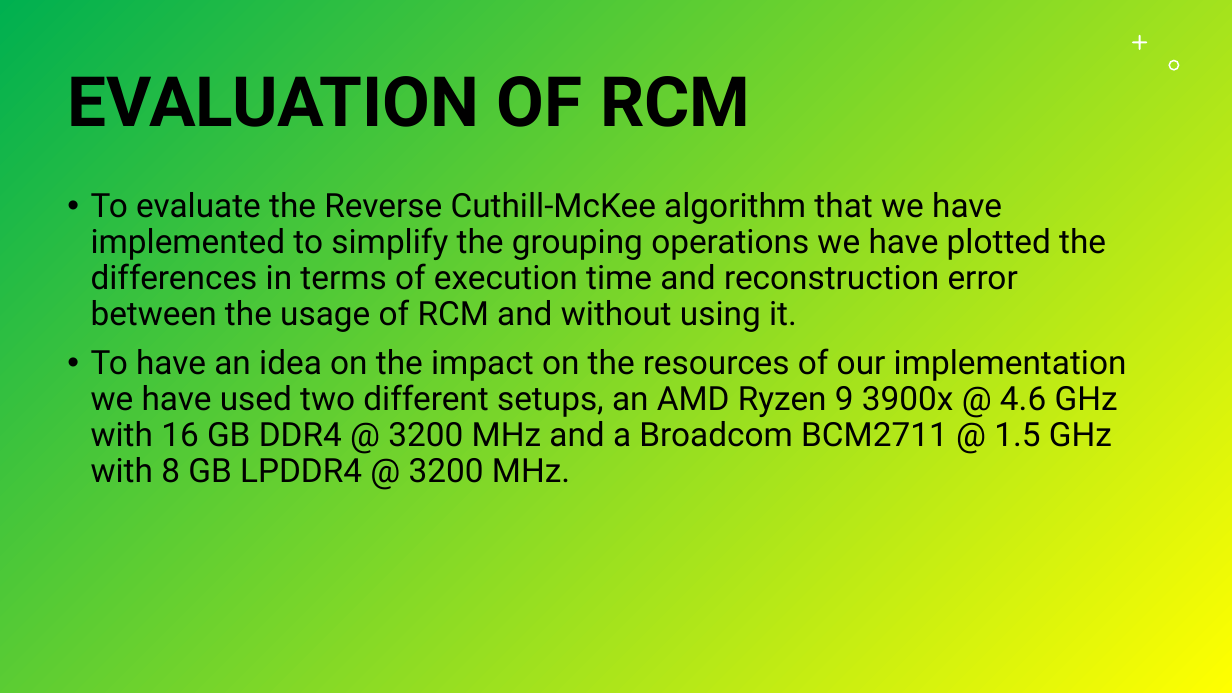
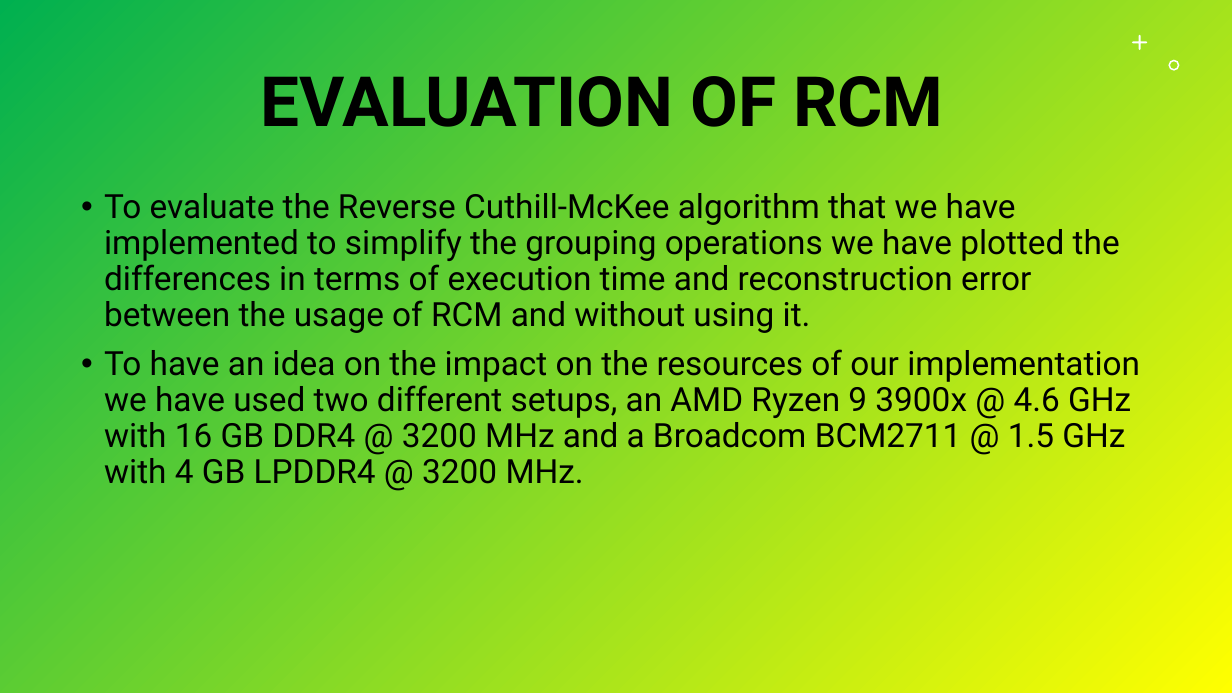
Before and after one commit to Durante94/Data-Protection-Privacy, a slide deck: slide 12 of Presentazione/presentazione.pptx (slide 14 before the commit). Drawn at 1232x693 pixels with LibreOffice and Linux fonts; fonts in the diff are those of the drawing. Boxes give left, top, right and bottom in pixels: in the first picture for what was removed or moved away, otherwise in the second. Text is boxed around its words. In the diff, an @@ line names an element or a change of style, - is before the commit and + after.

```diff
--- a/Presentazione/presentazione.pptx
+++ b/Presentazione/presentazione.pptx
@@ title "EVALUATION OF RCM" at <box>261,76,943,142</box>: alignment left to centre @@
@@ text "To evaluate the Reverse Cuthill-McKee ...": place and size @@
-text "To evaluate the Reverse Cuthill-McKee ..." at <box>91,192,1127,483</box>
+text "To evaluate the Reverse Cuthill-McKee ..." at <box>104,193,1140,484</box>
@@ text at <box>104,349,1140,484</box>: text changed @@
-• To have an idea on the impact on the resources of our implementation we have used two different setups, an AMD Ryzen 9 3900x @ 4.6 GHz with 16 GB DDR4 @ 3200 MHz and a Broadcom BCM2711 @ 1.5 GHz with 8 GB LPDDR4 @ 3200 MHz.
+• To have an idea on the impact on the resources of our implementation we have used two different setups, an AMD Ryzen 9 3900x @ 4.6 GHz with 16 GB DDR4 @ 3200 MHz and a Broadcom BCM2711 @ 1.5 GHz with 4 GB LPDDR4 @ 3200 MHz.
```
Also in this commit, not shown: 12 other slides changed, 3 slides added, 5 slides removed, 1 other file.
